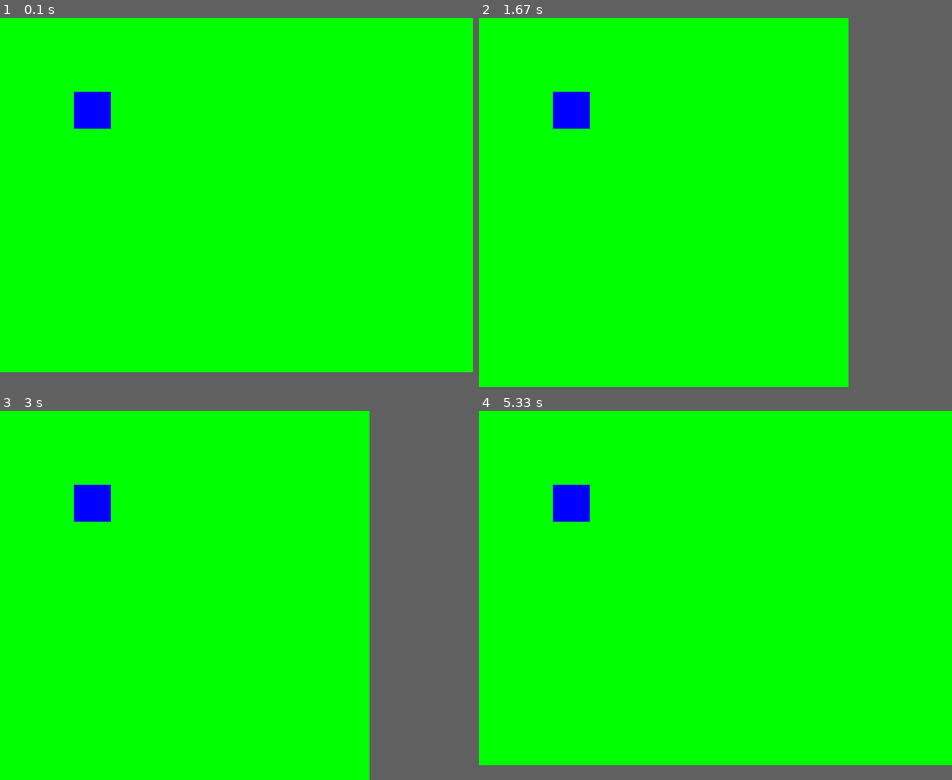
Above: before the commit, frames 1-4 (two rows, left to right).
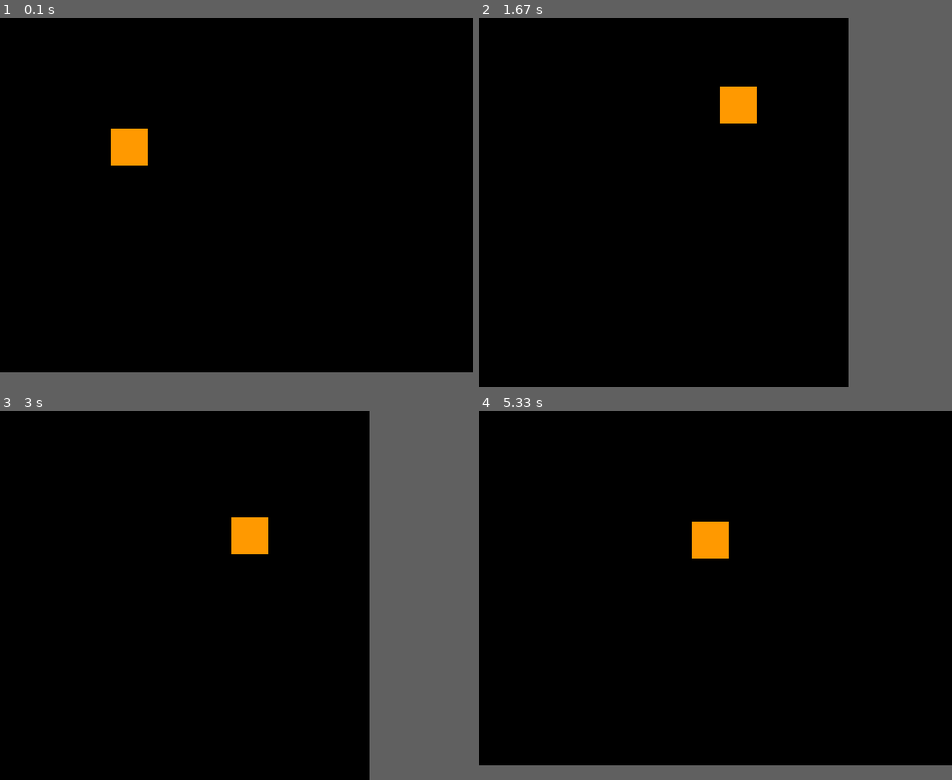
Above: after the commit, the same moments.

Repository: mefisher95/EncirlceFall2021-pygame-project
Game: pygame game, started from src/main.py
Same seed, same stepped clock (60 frames per second), same inputs: the game is played once before the commit and once after it.
Inputs:
- Up to frame 1 (0.1 s): no input
- Up to frame 2 (1.67 s): hold Space 0.33-0.8 s; hold D 0.33-0.8 s; hold D 0.83-1.3 s; tap Shift at 0.9, 1.2, 1.4 s; hold W 1.33-1.63 s
- Up to frame 3 (3 s): hold D 1.67-2.13 s; tap Shift at 1.73, 2.03, 2.23, 2.53, 2.8 s; hold A 2.17-2.7 s; hold S from 2.73 s (still down)
- Up to frame 4 (5.33 s): release S at 3.03 s; hold A 3.07-3.47 s; tap Shift at 3.13, 3.43, 3.57, 3.97, 4.27, 4.63, 5.03 s; hold W 3.5-3.87 s; tap Right Shift at 3.65, 5.12 s; hold D 3.9-4.53 s; hold S 4.57-4.93 s; hold A from 4.97 s (still down)

The runs differ from the first frame. In frame 1, 96% of the frame differs, in the area x 0-100%, y 0-96%; in frame 2, 78%; in frame 3, 78%; in frame 4, 96%.

Commit message:
class update 11/10 added inheritance, lasers, and player objects

Diff:
--- a/src/colors.py
+++ b/src/colors.py
@@ -1,5 +1,17 @@
-BLACK   = 0, 0 ,0
-WHITE   = 255, 255, 255
-RED     = 255, 0, 0
-GREEN   = 0, 255, 0
-BLUE    = 0, 0, 255
+BLACK       = 0, 0 ,0
+WHITE       = 255, 255, 255
+
+RED         = 255, 0, 0
+GREEN       = 0, 255, 0
+BLUE        = 0, 0, 255
+
+YELLOW      = 255, 255, 0
+MAGENTA     = 255, 0, 255
+CYAN        = 0, 255, 255
+
+ORANGE      = 255, 153, 0
+LIME        = 153, 255, 0
+PURPLE      = 153, 0, 255
+FUSCIA      = 255, 0, 153
+TURQUOISE   = 0, 255, 153
+SAPPHIRE    = 0, 153, 255
--- a/src/main.py
+++ b/src/main.py
@@ -1,23 +1,91 @@
 import pygame, sys
 from random import randint
+from pygame import constants
 
 from pygame.rect import Rect
 from pygame.sprite import collide_rect
+from BasicObject import BaseObject
 
 import consants, colors
 from Surface import Surface
 
 
 
-class BasicRect:
-    def __init__(self, surface, x: float, y:float, w:float, h:float, color : tuple) -> None:
+# class BasicRect: # -> has-a relationship
+#     def __init__(self, surface, x: float, y:float, w:float, h:float, color : tuple) -> None:
+#         self.rect = Rect(x, y, w, h)
+#         self.surface = surface
+#         self.color = list(color)
+
+
+#     def draw(self):
+#         pygame.draw.rect(self.surface.surface(), self.color, self.rect)
+
+class BasicRect(BaseObject): # -> is-a relationship
+    def __init__(self, surface: Surface, x: float, y: float, w : float, h : float, color : tuple) -> None:
+        super().__init__(surface, x, y)
         self.rect = Rect(x, y, w, h)
-        self.surface = surface
         self.color = list(color)
 
 
     def draw(self):
         pygame.draw.rect(self.surface.surface(), self.color, self.rect)
+
+class Laser(BaseObject):
+    def __init__(self, surface: Surface, x: float, y: float) -> None:
+        super().__init__(surface, x, y)
+
+        self.rect = Rect(x, y, 2, 5)
+        self.color = list(colors.RED)
+        self.speed = 6.28
+
+
+    def draw(self):
+        pygame.draw.rect(self.surface.surface(), self.color, self.rect)
+
+    def move(self):
+        self.y -= self.speed
+        self.rect.y = self.y
+
+
+
+
+class Player(BaseObject):
+    def __init__(self, surface: Surface, x: float, y: float, w : float, h : float, color : tuple) -> None:
+        super().__init__(surface, x, y)
+        self.rect = Rect(x, y, w, h)
+        self.color = list(color)
+        self.speed = 3.14
+
+    def draw(self):
+        pygame.draw.rect(self.surface.surface(), self.color, self.rect)
+
+    def shoot(self):
+        laser_x = self.x + self.rect.w / 2
+        laser_y = self.y - 5
+        return Laser(self.surface, laser_x, laser_y)
+
+
+    def move(self):
+        keys = pygame.key.get_pressed()
+
+        dictionary = { 'a' : True, 'b' : False }
+        dictionary['a']
+        # print(keys)
+
+        if keys[pygame.K_w] and keys[pygame.K_a]: x, y = -1, -1
+        elif keys[pygame.K_w] and keys[pygame.K_d]: x, y =  1, -1
+        elif keys[pygame.K_s] and keys[pygame.K_a]: x, y = -1, 1
+        elif keys[pygame.K_s] and keys[pygame.K_d]: x, y = 1, 1
+        elif keys[pygame.K_w]: x, y = 0, -1
+        elif keys[pygame.K_a]: x, y = -1, 0
+        elif keys[pygame.K_s]: x, y = 0, 1
+        elif keys[pygame.K_d]: x, y = 1, 0
+        else: return
+
+        self.x += x * self.speed; self.y += y * self.speed
+        self.rect.x, self.rect.y = self.x, self.y
+
 
 def main():
     # surface = pygame.display.set_mode(consants.SIZE)
@@ -26,9 +94,12 @@
     surface = Surface(consants.SIZE, "My new Title", 60)
     test_obj = BasicRect(surface, 100, 100, 50, 50, colors.BLUE)
 
-    surface.set_color(colors.GREEN)
+    surface.set_color(colors.BLACK)
 
-    surface.set_caption("I changed the caption")
+    # surface.set_caption("I changed the caption")
+
+    player = Player(surface, 150, 150, 50, 50, colors.ORANGE)
+    lasers = []
 
     while True:
         ### Event Handling ###
@@ -40,9 +111,17 @@
             if event.type == pygame.KEYDOWN:
                 if event.key == pygame.K_LSHIFT: surface.set_size((500, 500))
                 if event.key == pygame.K_RSHIFT: surface.set_size(consants.SIZE)
-                if event.key == pygame.K_LALT: surface.set_color(colors.RED)
-                if event.key == pygame.K_LCTRL: surface.set_color(colors.GREEN)
+                # if event.key == pygame.K_LALT: surface.set_color(colors.RED)
+                # if event.key == pygame.K_LCTRL: surface.set_color(colors.GREEN)
+                if event.key == pygame.K_SPACE:
+                    # player_pos = player.shoot()
+                    lasers.append(player.shoot())
+                    print(len(lasers))
 
+
+
+        player.move()
+        for i in lasers: i.move()
 
         ### object handling
 
@@ -51,7 +130,7 @@
         # test_obj.draw()
         # pygame.display.flip()
 
-        surface.draw([test_obj])
+        surface.draw([player] + lasers)
 
 
 if __name__ == "__main__": main()
